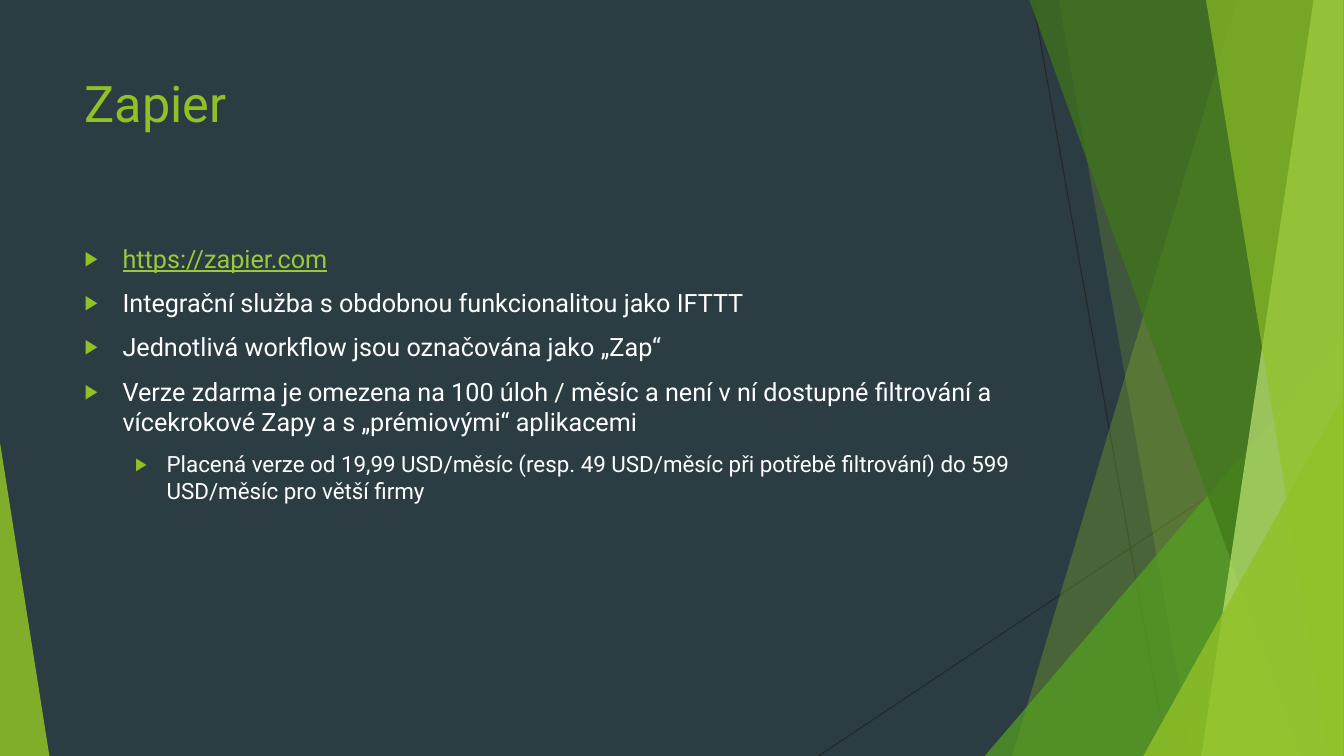
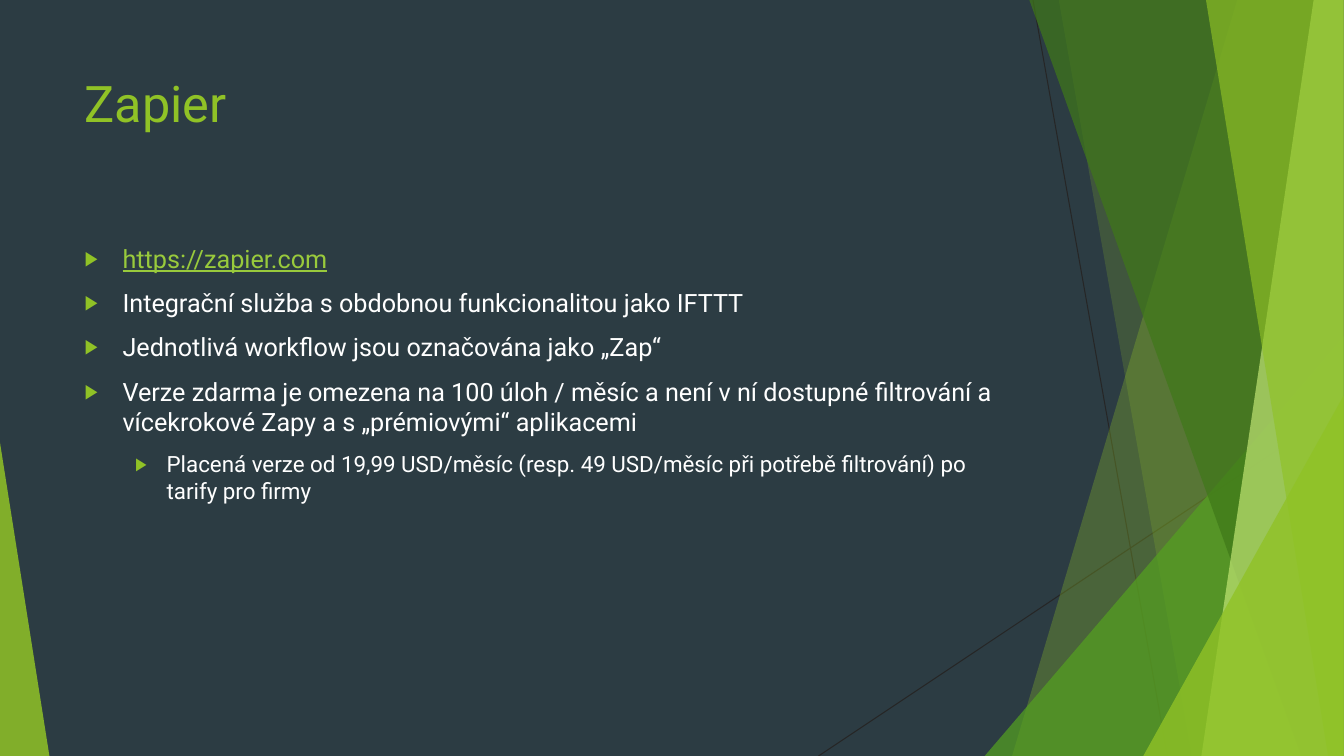
Before and after one commit to 4iz160/cviceni, a slide deck: slide 14 of 11-integracni-sluzby/cviceni-11.pptx. Drawn at 1344x756 pixels with LibreOffice and Linux fonts; fonts in the diff are those of the drawing. Boxes give left, top, right and bottom in pixels: in the first picture for what was removed or moved away, otherwise in the second. Text is boxed around its words. In the diff, an @@ line names an element or a change of style, - is before the commit and + after.

```diff
--- a/11-integracni-sluzby/cviceni-11.pptx
+++ b/11-integracni-sluzby/cviceni-11.pptx
@@ text at (167, 454, 966, 504): text changed @@
-  ▶ Placená verze od 19,99 USD/měsíc (resp. 49 USD/měsíc při potřebě filtrování) do 599 USD/měsíc pro větší firmy
+  ▶ Placená verze od 19,99 USD/měsíc (resp. 49 USD/měsíc při potřebě filtrování) po tarify pro firmy
```
Also in this commit, not shown: 4 other slides changed, 1 other file.
